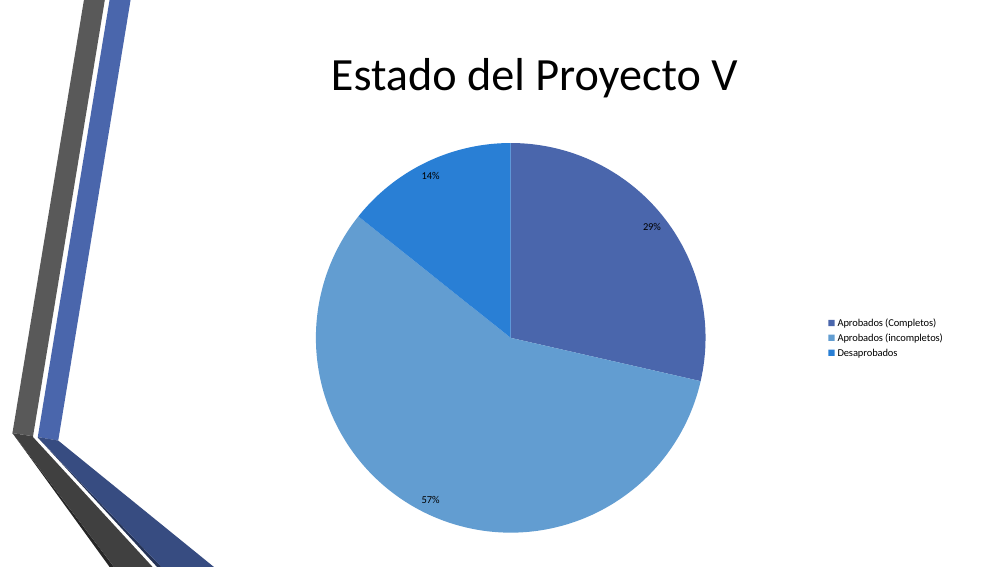
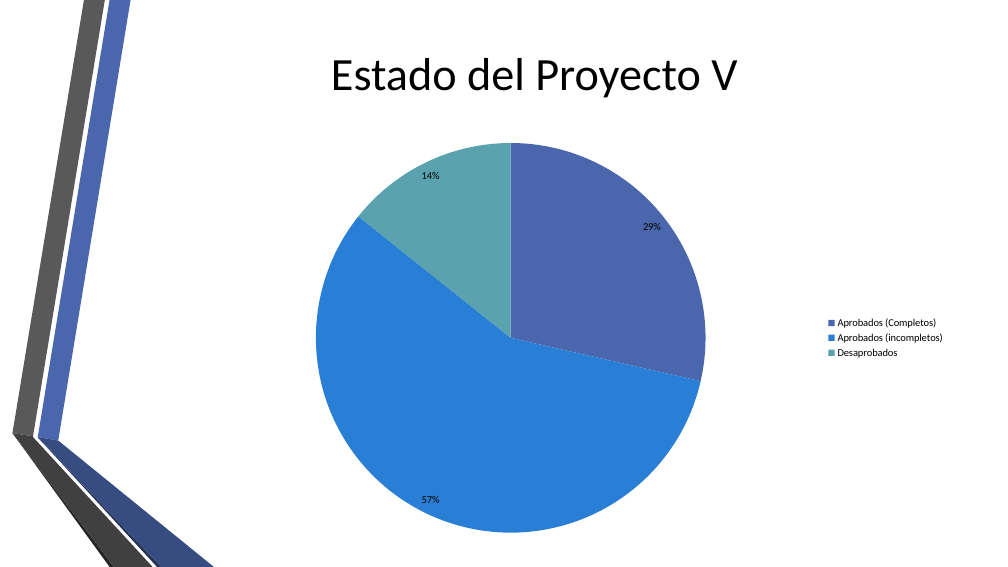
Before and after one commit to fge23/Sistema-VASPA, a slide deck: slide 17 of Presentaciones/presentacion vaspa - 12 - Noviembre 2019.pptx. Drawn at 1008x567 pixels with LibreOffice and Linux fonts; fonts in the diff are those of the drawing; background and template pictures are left out. Boxes give left, top, right and bottom in pixels: in the first picture for what was removed or moved away, otherwise in the second. Text is boxed around its words. In the diff, an @@ line names an element or a change of style, - is before the commit and + after.

```diff
--- a/Presentaciones/presentacion vaspa - 12 - Noviembre 2019.pptx
+++ b/Presentaciones/presentacion vaspa - 12 - Noviembre 2019.pptx
@@ pie chart at (x1=197, y1=132, x2=953, y2=543) @@
@@ data labels of Series 1 changed @@
@@ colours of single points changed @@
@@ legend changed @@
```
Also in this commit, not shown: 7 other slides changed, 1 slide added.
